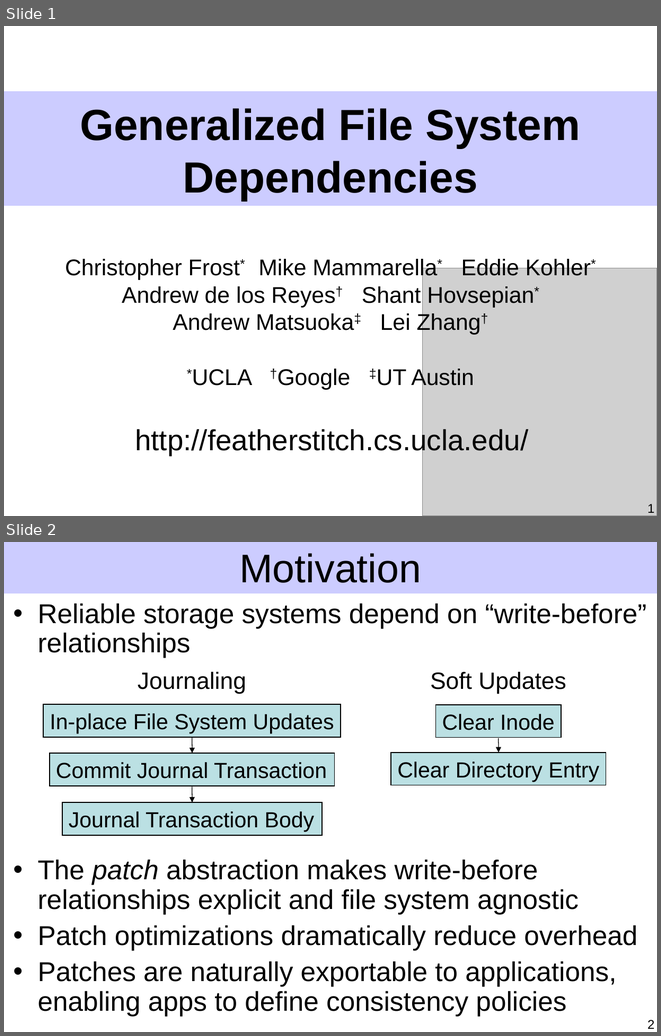
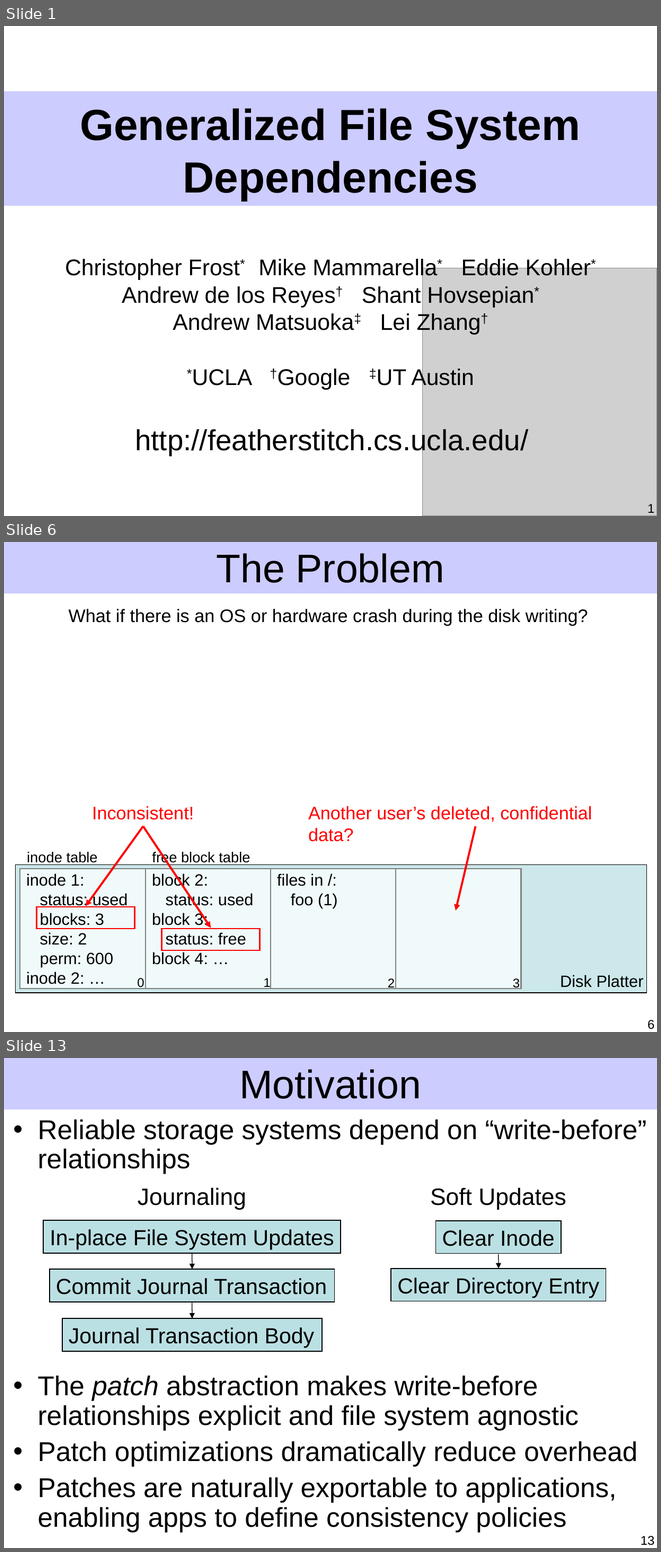
Before and after one commit to ucla-readable/fstitch-doc, a slide deck: sosp/pres.ppt. Shown one above the other, each under a label of ours: slides 1 and 2 before the commit, slides 1, 6 and 13 after it; the slides between them are not shown. The pictures are 661x1036 and 661x1552 pixels, drawn with LibreOffice and Linux fonts; fonts in the diff are those of the drawing; grey boxes stand for pictures. Boxes give left, top, right and bottom in pixels: in the first picture for what was removed or moved away, otherwise in the second. Text is boxed around its words. In the diff, an @@ line names an element or a change of style, - is before the commit and + after.

```diff
--- a/sosp/pres.ppt
+++ b/sosp/pres.ppt
@@ slide 6 added at bbox=[4, 542, 657, 1032], background #FFFFFF; not listed: 1 template element that a slide beside it also shows @@
@@ title added at bbox=[216, 553, 444, 583], 44 pt, text #000000 @@
+The Problem
@@ text added at bbox=[69, 609, 588, 625], 20 pt, text #000000 @@
+What if there is an OS or hardware crash during the disk writing?
@@ text added at bbox=[92, 806, 194, 820], 20 pt, text #FF0000 @@
+Inconsistent!
@@ text added at bbox=[308, 806, 592, 841], 20 pt, text #FF0000 @@
+Another user’s deleted, confidential data?
@@ arrow added from (143, 826) to (86, 906), #FF0000 2.24 pt @@
@@ arrow added from (143, 826) to (211, 928), #FF0000 2.24 pt @@
@@ arrow added from (476, 826) to (456, 910), #FF0000 2.24 pt @@
@@ text added at bbox=[27, 852, 98, 865], 16 pt, text #000000 @@
+inode table
@@ text added at bbox=[152, 851, 250, 865], 16 pt, text #000000 @@
+free block table
@@ rectangle added at bbox=[16, 865, 647, 992], fill #CCE8EA, outline #000000 0.74 pt @@
@@ rectangle added at bbox=[20, 868, 145, 988], fill #F0FAFA, outline #808080 1.5 pt, 18 pt, text #000000 @@
+inode 1:
+status: used
+blocks: 3
+size: 2
+perm: 600
+inode 2: …
@@ rectangle added at bbox=[146, 868, 271, 988], fill #F0FAFA, outline #808080 1.5 pt, 18 pt, text #000000 @@
+block 2:
+status: used
+block 3:
+status: free
+block 4: …
@@ rectangle added at bbox=[271, 868, 396, 988], fill #F0FAFA, outline #808080 1.5 pt, 18 pt, text #000000 @@
+files in /:
+foo (1)
@@ rectangle added at bbox=[396, 868, 521, 988], fill #F0FAFA, outline #808080 1.5 pt @@
@@ rectangle added at bbox=[37, 906, 134, 928], outline #FF0000 1.5 pt @@
@@ rectangle added at bbox=[162, 928, 260, 950], outline #FF0000 1.5 pt @@
@@ text added at bbox=[137, 978, 144, 989], 14 pt, text #000000 @@
+0
@@ text added at bbox=[264, 977, 271, 989], 14 pt, text #000000 @@
+1
@@ text added at bbox=[388, 978, 395, 989], 14 pt, text #000000 @@
+2
@@ text added at bbox=[513, 978, 520, 989], 14 pt, text #000000 @@
+3
@@ text added at bbox=[560, 974, 644, 987], 18 pt, text #000000 @@
+Disk Platter
@@ page number added at bbox=[647, 1020, 654, 1029], 14 pt, text #000000 @@
+6
@@ what was slide 2 is now slide 13 @@
@@ page number at bbox=[641, 1536, 655, 1545]: text changed @@
-2
+13
```
Also in this commit, not shown: 3 slides changed, 10 other slides added.
